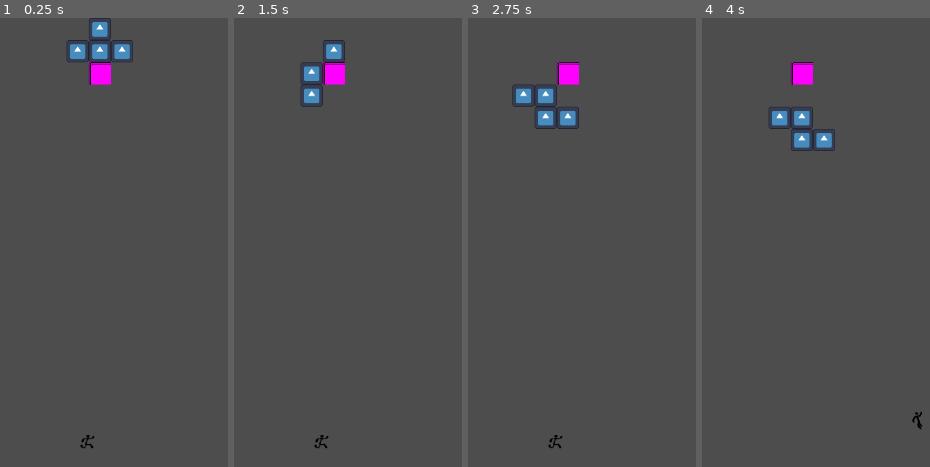
Above: before the commit, frames 1-4 (left to right).
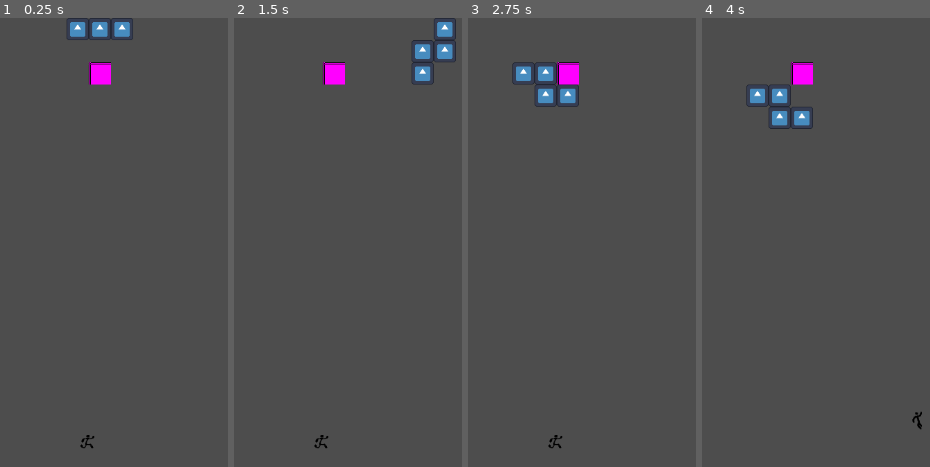
Above: after the commit, the same moments.

Repository: NicoWired/tetrascape
Game: Godot game, scene res://source/main_screens/main/main.tscn
Same seed, same stepped clock (60 frames per second), same inputs: the game is played once before the commit and once after it. The engine's default icon, where the game draws it, is replaced by a stand-in: a white triangle on a blue panel in a dark square.
Inputs:
- Up to frame 1 (0.25 s): no input
- Up to frame 2 (1.5 s): tap Enter at 0.5 s; hold D (right) from 0.53 s (still down); tap N (drop) at 0.6 s; tap Space (jump) at 0.77 s; tap J (rotate_cc) at 1.35 s
- Up to frame 3 (2.75 s): tap Space (jump) at 1.52, 2 s; release D (right) at 2.03 s; hold A (left) from 2.03 s (still down); tap K (rotate_cw) at 2.1 s
- Up to frame 4 (4 s): release A (left) at 2.78 s; hold D (right) from 2.78 s (still down); tap L (toggle) at 2.85 s; tap Space (jump) at 3.02, 3.77 s; tap Enter at 3.5 s; tap N (drop) at 3.6 s

The runs differ from the first frame. In frame 1, 1.6% of the frame differs, in the area x 29-59%, y 0-10%; in frame 2, 2.2%, in the area x 29-98%, y 0-20%; in frame 3, 1.8%; in frame 4, 1.2%.

Commit message:
implement DAS

Diff:
--- a/source/tetris/board/board.gd
+++ b/source/tetris/board/board.gd
@@ -3,8 +3,12 @@
 
 signal player_entered_piece
 
-const PIECE_X_OFFSET: int = 3
-
+const PIECE_SPAWN_OFFSET: Vector2i = Vector2i(3,-1)
+const DAS: float = 0.3
+const REPEAT_RATE: float = 0.05
+
+var das_cd: float = DAS
+var autorepeat_cd: float = REPEAT_RATE
 var current_piece_position: Vector2i = Vector2i(0,0)
 var current_piece: Piece
 var board_state: Dictionary
@@ -26,9 +30,17 @@
 
 	if Input.is_action_just_pressed("left"):
 		try_to_move(Vector2i.LEFT)
+	elif Input.is_action_pressed("left"):
+		apply_das(Vector2i.LEFT, delta)
 
 	if Input.is_action_just_pressed("right"):
 		try_to_move(Vector2i.RIGHT)
+	elif Input.is_action_pressed("right"):
+		apply_das(Vector2i.RIGHT, delta)
+
+	if Input.is_action_just_released("left") or Input.is_action_just_released("right"):
+		das_cd = DAS
+		autorepeat_cd = REPEAT_RATE
 
 	if Input.is_action_pressed("down"):
 		gravity_multiplier = 3
@@ -98,15 +110,25 @@
 	for square: PieceSquare in current_piece.squares:
 		square.position = (new_coords[i]) * GameConfig.TILE_SIZE
 		i += 1
+
+func apply_das(direction: Vector2i, delta: float) -> void:
+	das_cd -= delta
+	if das_cd <= 0:
+		autorepeat_cd -= delta
+		if autorepeat_cd <= 0:
+			autorepeat_cd = REPEAT_RATE
+			try_to_move(direction)
 #endregion
 
 #region piece life cycle
 func spawn_piece(piece_type: PieceData.PIECE_SHAPE = PieceData.PIECE_SHAPE.R) -> void:
+	das_cd = DAS
+	autorepeat_cd = REPEAT_RATE
 	current_piece_position = Vector2i.ZERO
 	current_piece = Piece.new(piece_type)
 	current_piece.player_entered.connect(func(): player_entered_piece.emit())
 	add_child(current_piece)
-	try_to_move(Vector2i(PIECE_X_OFFSET, 0))
+	try_to_move(PIECE_SPAWN_OFFSET)
 
 func bottom_reached() -> void:
 	for square: PieceSquare in current_piece.squares:
